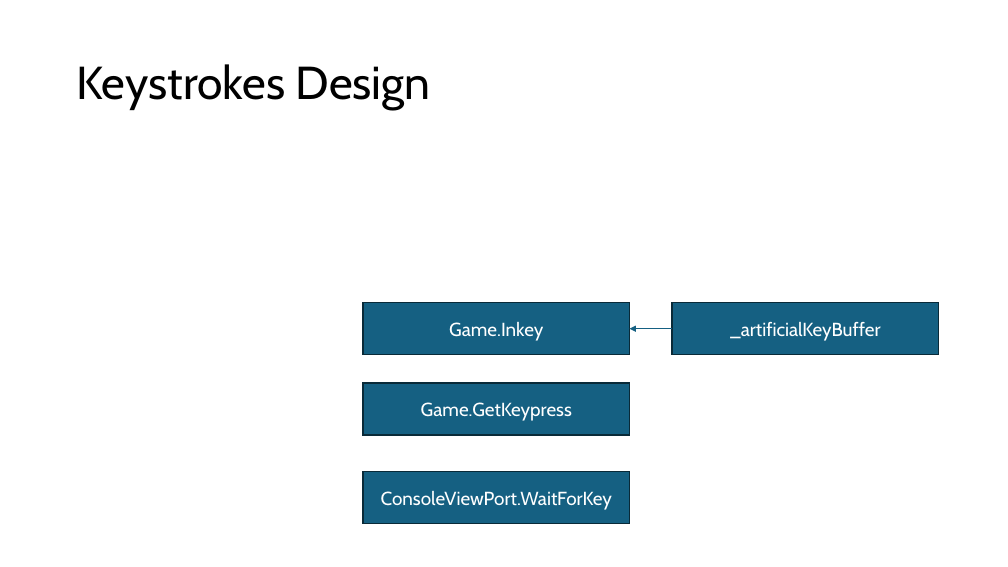
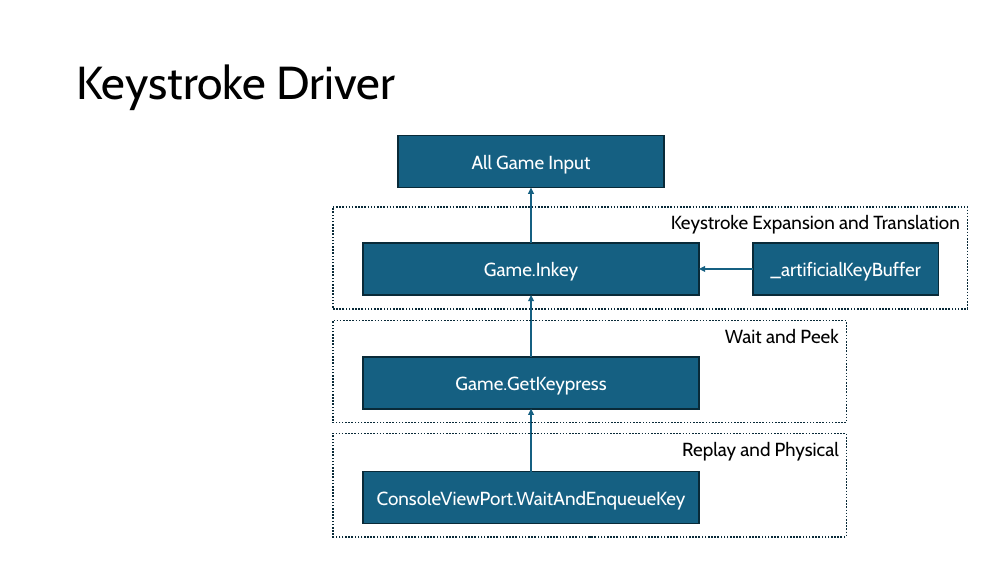
Before and after one commit to marcjohnston/AngbandOS, a slide deck: slide 16 of Documents/Object Property Design and Binding.pptx. Drawn at 1008x567 pixels with LibreOffice and Linux fonts; fonts in the diff are those of the drawing. Boxes give left, top, right and bottom in pixels: in the first picture for what was removed or moved away, otherwise in the second. Text is boxed around its words. In the diff, an @@ line names an element or a change of style, - is before the commit and + after.

Commit message:
Updated Keystroke and ItemCharacteristics slides.

```diff
--- a/Documents/Object Property Design and Binding.pptx
+++ b/Documents/Object Property Design and Binding.pptx
@@ title at box(77, 64, 396, 110): text changed @@
-Keystrokes Design
+Keystroke Driver
@@ rectangle added at box(398, 135, 664, 188), fill #156082, outline #092A39 1.5 pt, 18 pt, text #FFFFFF @@
+All Game Input
@@ rectangle added at box(333, 206, 967, 309), outline #092A39 1.5 pt dashed, 18 pt, text #000000 @@
+Keystroke Expansion and Translation
@@ arrow added from (531, 243) to (531, 188), #156082 1.5 pt @@
@@ rectangle "Game.Inkey": place and size @@
-rectangle "Game.Inkey" at box(363, 302, 629, 355)
+rectangle "Game.Inkey" at box(363, 243, 699, 295)
@@ arrow moved from (672, 329) - (630, 329) to (753, 269) - (699, 269) @@
@@ rectangle "_artificialKeyBuffer": place and size @@
-rectangle "_artificialKeyBuffer" at box(672, 302, 938, 355)
+rectangle "_artificialKeyBuffer" at box(753, 243, 939, 295)
@@ arrow added from (531, 357) to (531, 295), #156082 1.5 pt @@
@@ rectangle added at box(333, 321, 846, 423), outline #092A39 1.5 pt dashed, 18 pt, text #000000 @@
+Wait and Peek
@@ rectangle "Game.GetKeypress": place and size @@
-rectangle "Game.GetKeypress" at box(363, 383, 629, 436)
+rectangle "Game.GetKeypress" at box(363, 357, 699, 409)
@@ arrow added from (531, 472) to (531, 409), #156082 1.5 pt @@
@@ rectangle added at box(333, 433, 846, 537), outline #092A39 1.5 pt dashed, 18 pt, text #000000 @@
+Replay and Physical
@@ rectangle "ConsoleViewPort.WaitAndEnqueueKey": place and size @@
-rectangle "ConsoleViewPort.WaitAndEnqueueKey" at box(363, 472, 629, 524)
+rectangle "ConsoleViewPort.WaitAndEnqueueKey" at box(363, 472, 699, 524)
@@ text in rectangle at box(377, 491, 686, 510): text changed @@
-ConsoleViewPort.WaitForKey
+ConsoleViewPort.WaitAndEnqueueKey
```
Also in this commit, not shown: 1 slide added.
